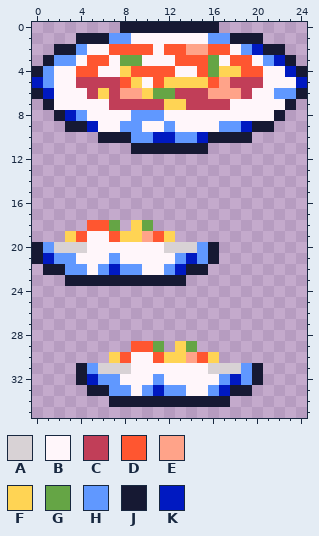
Two versions of one pixel-art sprite, Sources/Modules/Food/Items/ModFood/Mapo_Tofu.png. The picture above is the old version.
The file is 50x72 pixels, drawn in blocks of 2x2; one block is one cell here.
Palette (. is transparent): A #d8d2d5  B #fff6fa  C #c13e58  D #ff5630  E #ffa389  F #ffd454  G #65a545  H #6098ff  J #161933  K #0019c1
Pixels before, first column x 0:
 0 ........JJJJJJJJJ........
 1 ....JJJHHBBBBBBBHHJJJ....
 2 ..JJHBBDDDDBDDEEDDBHKJJ..
 3 .JHHBDDBGGBBBDDDGBDDBHKJ.
 4 JHBBDDBBFDDDDBBDGFFDDBBKJ
 5 KHBBCCCCDFBDFFFFDECCCBBBK
 6 JKBBBCFCEEFGGCCCEEECBBHHJ
 7 .JBBBBBCCCCCFFCCCCBBBBBJ.
 8 ..JKHBBBBHHHBBBBBBBBBBJ..
 9 ...JJKBBHHBBHBBBBHHKJJ...
10 ......JJJHHKKHHKJJJJ.....
11 .........JJJJJJJ.........
12 .........................
13 .........................
14 .........................
15 .........................
16 .........................
17 .........................
18 .....DDG.FG..............
19 ...FDBBDFFEDF............
20 JHAAABBBBBBBAAAHJ........
21 JKHHBBBHBBBBBHKHJ........
22 .JJHHBHKHHBBHKJJ.........
23 ...JJJJJJJJJJJ...........
24 .........................
25 .........................
26 .........................
27 .........................
28 .........................
29 .........DDG.FG..........
30 .......FDBBDFFEDF........
31 ....JHAAABBBBBBBAAAHJ....
32 ....JKHHBBBHBBBBBHKHJ....
33 .....JJHHBHKHHBBHKJJ.....
34 .......JJJJJJJJJJJ.......
After the commit:
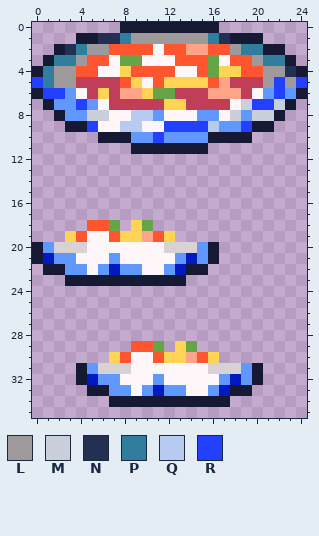
Colours new in this view: L #9e999b  M #cbcfdb  N #233051  P #317d9e  Q #b6cbef  R #2340ff
Diff:
Colour B gives way to colour H in row 6 at x 3 and 21; in row 7 at x 2 to 3 and 5; in row 8 at x 15 to 16 and 19.
Colour K gives way to colour H in row 8 at x 3; in row 10 at x 12 and 15.
Colour B gives way to colour L in row 1 at x 9 to 15; in row 2 at x 5 to 6 and 18; in row 3 at x 4 and 20; in row 4 at x 2 to 3 and 21 to 22; in row 5 at x 2 to 3, 21 and 23.
Colour B gives way to colour M in row 7 at x 19 and 22; in row 8 at x 5 to 6, 18 and 20 to 21.
Colour H gives way to colour N in row 1 at x 7 and 17.
Colour J gives way to colour N in row 1 at x 6; in row 2 at x 3.
Colour K gives way to colour N in row 4 at x 23.
Colour H gives way to colour P in row 1 at x 8 and 16; in row 2 at x 4 and 19; in row 3 at x 2 to 3 and 21; in rows 4 to 5 at x 1.
Colour K gives way to colour P in row 2 at x 20; in row 3 at x 22.
Colour B gives way to colour Q in row 9 at x 16.
Colour H gives way to colour Q in row 8 at x 9 to 10; in row 9 at x 8 to 9.
Colour B gives way to colour R in row 5 at x 22; in row 6 at x 2; in row 7 at x 4 and 20 to 21; in row 9 at x 13 to 15.
Colour H gives way to colour R in row 6 at x 22; in row 9 at x 12.
Colour K gives way to colour R in row 5 at x 0 and 24; in row 6 at x 1; in row 9 at x 5 and 19; in row 10 at x 11.
Where, in picture pixels (left, top, right, bottom), the same in both pictures:
changed: (32, 33, 307, 143)
